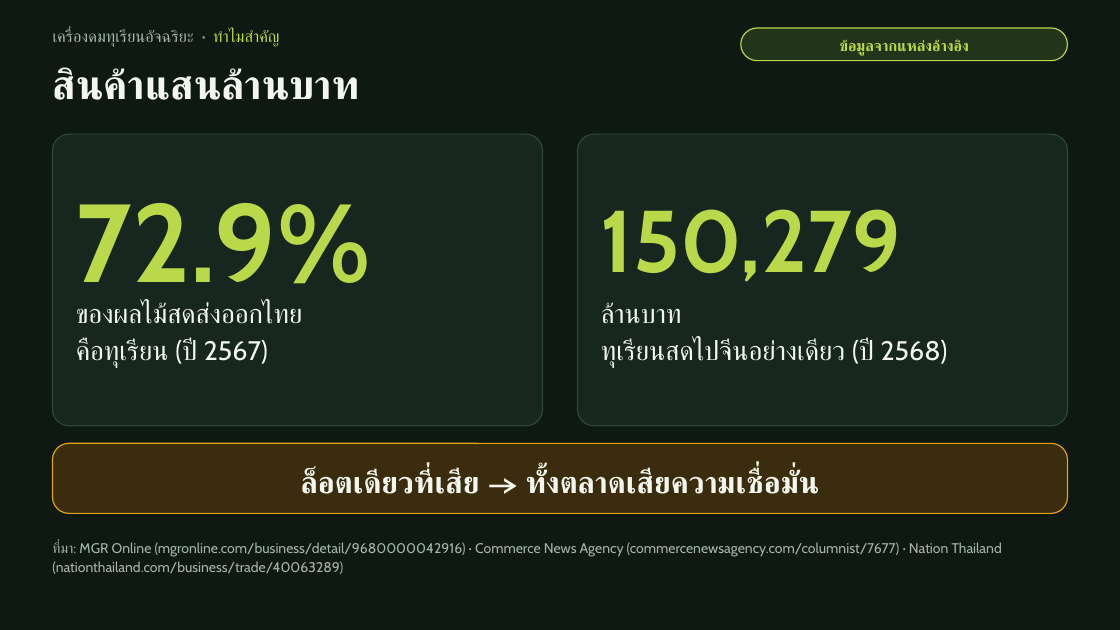
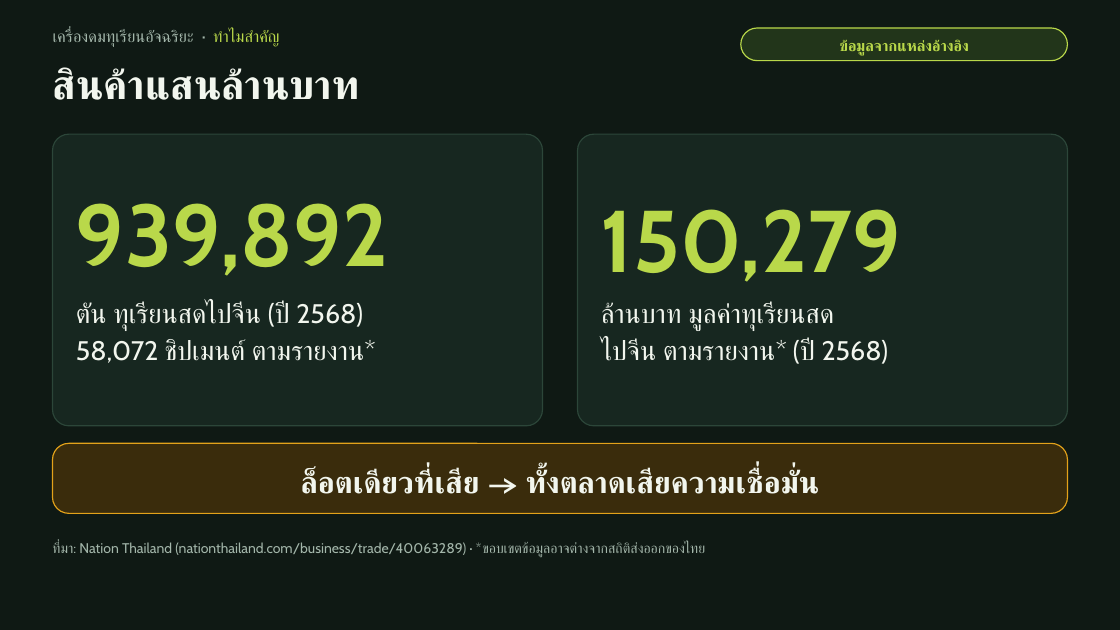
Before and after one commit to moolek02/e-nose-hub, a slide deck: slide 3 of docs/e-nose-pitch-deck-v2.pptx. Drawn at 1120x630 pixels with LibreOffice and Linux fonts; fonts in the diff are those of the drawing. Boxes give left, top, right and bottom in pixels: in the first picture for what was removed or moved away, otherwise in the second. Text is boxed around its words. In the diff, an @@ line names an element or a change of style, - is before the commit and + after.

```diff
--- a/docs/e-nose-pitch-deck-v2.pptx
+++ b/docs/e-nose-pitch-deck-v2.pptx
@@ text at (76, 203, 389, 276): text changed; size 95 to 75 pt @@
-72.9%
+939,892
@@ text at (76, 302, 376, 363): text changed @@
-ของผลไม้สดส่งออกไทย
-คือทุเรียน (ปี 2567)
+ตัน ทุเรียนสดไปจีน (ปี 2568)
+58,072 ชิปเมนต์ ตามรายงาน*
@@ text at (601, 302, 889, 364): text changed @@
-ล้านบาท
-ทุเรียนสดไปจีนอย่างเดียว (ปี 2568)
+ล้านบาท มูลค่าทุเรียนสด
+ไปจีน ตามรายงาน* (ปี 2568)
@@ text at (52, 541, 706, 557): text changed @@
-ที่มา: MGR Online (mgronline.com/business/detail/9680000042916) · Commerce News Agency (commercenewsagency.com/columnist/7677) · Nation Thailand (nationthailand.com/business/trade/40063289)
+ที่มา: Nation Thailand (nationthailand.com/business/trade/40063289) · *ขอบเขตข้อมูลอาจต่างจากสถิติส่งออกของไทย
```
Also in this commit, not shown: 1 other file.
